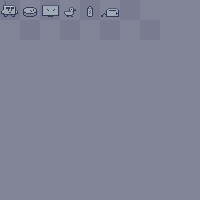
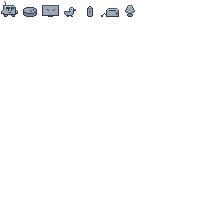
The second 200px x 200px image is a revision of the first. Changes to its layers:
painted on "Background" over [24, 5, 135, 17]
hid "Layer #1" over [0, 0, 160, 40]
hid "Layer" over [0, 0, 200, 200]
